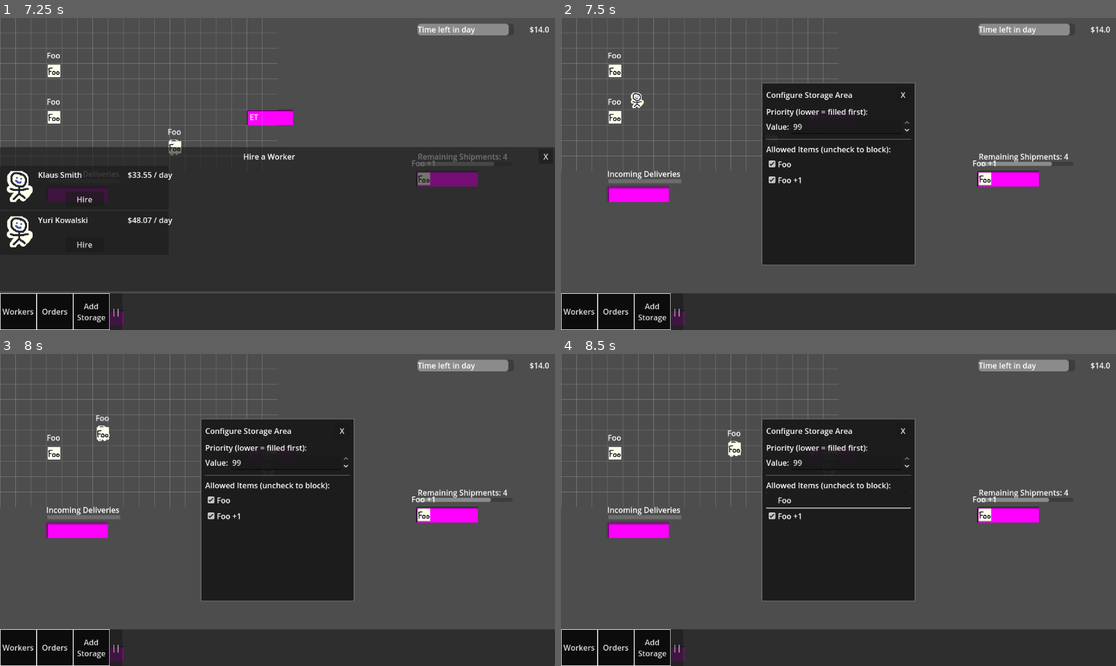
Above: before the commit, frames 1-4 (two rows, left to right).
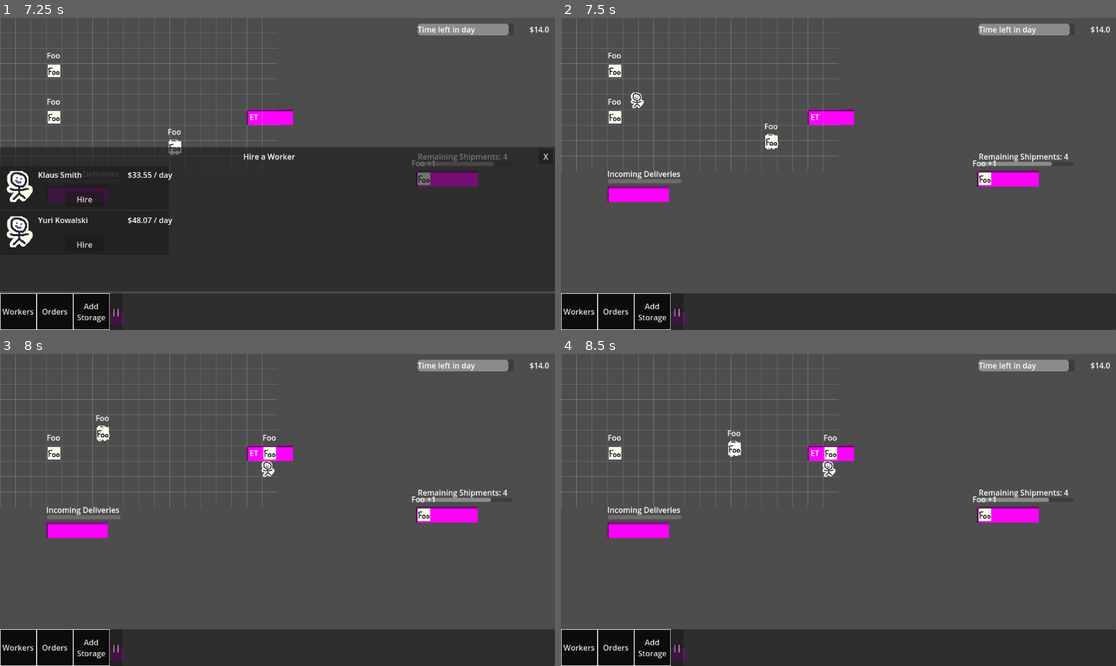
Above: after the commit, the same moments.

Repository: wpuerner/fantasy_factory
Game: Godot game, scene res://scenes/main.tscn
The game is run twice, just before and just after one commit, with the same random seed, the same clock (stepped at 60 frames per second) and the same inputs.
Inputs (mouse positions are in pixels of both pictures, inside the frame that each line leads up to):
- Up to frame 1 (7.25 s): click "Workers" at 0.5 s; click "X" at 1.25 s; click "Orders" at 2 s; click "Order" at 2.75 s; click "Add Storage" at 3.5 s; click "||" at 4.25 s; click ">" at 5 s; click "Workers" at 5.75 s; click "Hire New Worker" at 6.5 s
- Up to frame 2 (7.5 s): click "Hire" at 7.25 s
- Up to frame 3 (8 s): no input
- Up to frame 4 (8.5 s): click (838, 500) at 8 s, where only the run before the commit has a clickable "Foo"

Frame 1 is identical in both runs. In frame 2, 16% of the frame differs, in the area x 36-64%, y 20-80%; in frame 3, 16%; in frame 4, 16%.

Commit message:
fix storage area configuration not persisting

Diff:
--- a/scenes/buyer/buyer.tscn
+++ b/scenes/buyer/buyer.tscn
@@ -38,6 +38,8 @@
 priority = 1000
 system_only = true
 player_editable = false
+configurable = false
+can_change_priority = false
 
 [node name="ProgressBar" type="ProgressBar" parent="."]
 anchors_preset = 5
--- a/scenes/main.gd
+++ b/scenes/main.gd
@@ -28,7 +28,6 @@
 
 	# Wire up storage area tool
 	$StorageAreaPainter.context_popup = $SubViewport/StorageAreaContextPopup
-	$StorageAreaPainter.config_window = $SubViewport/StorageAreaConfigWindow
 
 	for i in range(4):
 		var foo: Item = item_resource.create_from_template("Foo")
--- a/scenes/main.tscn
+++ b/scenes/main.tscn
@@ -130,7 +130,8 @@
 [node name="GameCamera" parent="." instance=ExtResource("15_jkv2x")]
 position = Vector2(576, 326)
 
-[node name="StorageAreaPainter" parent="." instance=ExtResource("16_painter")]
+[node name="StorageAreaPainter" parent="." node_paths=PackedStringArray("config_window") instance=ExtResource("16_painter")]
+config_window = NodePath("../SubViewport/StorageAreaConfigWindow")
 
 [connection signal="timeout" from="DayTimer" to="." method="_on_day_timer_timeout"]
 [connection signal="worker_hired" from="SubViewport/ToolBar" to="." method="_on_worker_hired"]
--- a/scenes/storage_area/storage_area.gd
+++ b/scenes/storage_area/storage_area.gd
@@ -13,12 +13,12 @@
 @export var grid_resource: GridResource
 @export var storage_areas_resource: StorageAreasResource
 
+@onready var item_resource: ItemResource = preload("res://resources/item/item_resource.tres")
+
 var storage_cells: Array[StorageAreaCell] = []
 
 
 func is_item_allowed(item_name: String) -> bool:
-	if allowed_items.is_empty():
-		return true
 	return item_name in allowed_items
 
 func get_open_storage_cell(is_system: bool = false) -> StorageAreaCell:
@@ -48,6 +48,7 @@
 	$Sprite2D.texture.size = Vector2(width, height) * GridResource.CELL_SIZE
 	global_position = grid_resource.get_global_position_from_coordinate(start_coord)
 
+	allowed_items.append_array(item_resource.templates.map(func(template): return template.item_name))
 
 func remove() -> void:
 	storage_areas_resource.remove_storage_area(self)
--- a/scenes/storage_area/storage_area.tscn
+++ b/scenes/storage_area/storage_area.tscn
@@ -1,8 +1,9 @@
-[gd_scene load_steps=5 format=3 uid="uid://1h3aq3cvqcju"]
+[gd_scene load_steps=6 format=3 uid="uid://1h3aq3cvqcju"]
 
 [ext_resource type="Script" uid="uid://bfutt0meqbbs8" path="res://scenes/storage_area/storage_area.gd" id="1_87hvv"]
 [ext_resource type="Resource" uid="uid://cf2sb0kqcfn1t" path="res://resources/grid/grid_resource.tres" id="2_c2ruy"]
 [ext_resource type="Resource" uid="uid://dv5o38x763sgx" path="res://resources/storage_areas/storage_areas_resource.tres" id="2_od8nt"]
+[ext_resource type="Resource" uid="uid://duwmbn6tgc77d" path="res://resources/item/item_resource.tres" id="4_7spt4"]
 
 [sub_resource type="PlaceholderTexture2D" id="PlaceholderTexture2D_od8nt"]
 resource_local_to_scene = true
@@ -11,6 +12,7 @@
 script = ExtResource("1_87hvv")
 grid_resource = ExtResource("2_c2ruy")
 storage_areas_resource = ExtResource("2_od8nt")
+item_resource = ExtResource("4_7spt4")
 
 [node name="Sprite2D" type="Sprite2D" parent="."]
 texture = SubResource("PlaceholderTexture2D_od8nt")
--- a/scenes/ui/storage_area_config_window/storage_area_config_window.gd
+++ b/scenes/ui/storage_area_config_window/storage_area_config_window.gd
@@ -8,7 +8,7 @@
 
 @onready var _priority_section: Control = $MarginContainer/VBoxContainer/PrioritySection
 @onready var _priority_spin: SpinBox = $MarginContainer/VBoxContainer/PrioritySection/PriorityRow/PrioritySpinBox
-@onready var _items_container: VBoxContainer = $MarginContainer/VBoxContainer/ItemsSection/ScrollContainer/ItemsList
+@onready var _config_list_container: VBoxContainer = $MarginContainer/VBoxContainer/ItemsSection/ScrollContainer/ItemsList
 
 
 func open(area: StorageArea) -> void:
@@ -21,13 +21,13 @@
 
 func close() -> void:
 	visible = false
-	for child: Node in _items_container.get_children():
+	for child: Node in _config_list_container.get_children():
 		child.queue_free()
 	closed.emit()
 
 
 func _refresh_items() -> void:
-	for child: Node in _items_container.get_children():
+	for child: Node in _config_list_container.get_children():
 		child.queue_free()
 
 	for template: ItemTemplate in item_resource.templates:
@@ -41,7 +41,7 @@
 		checkbox.toggled.connect(_on_item_toggled.bind(template.item_name))
 		row.add_child(checkbox)
 
-		_items_container.add_child(row)
+		_config_list_container.add_child(row)
 
 
 func _on_item_toggled(button_pressed: bool, item_name: String) -> void:
